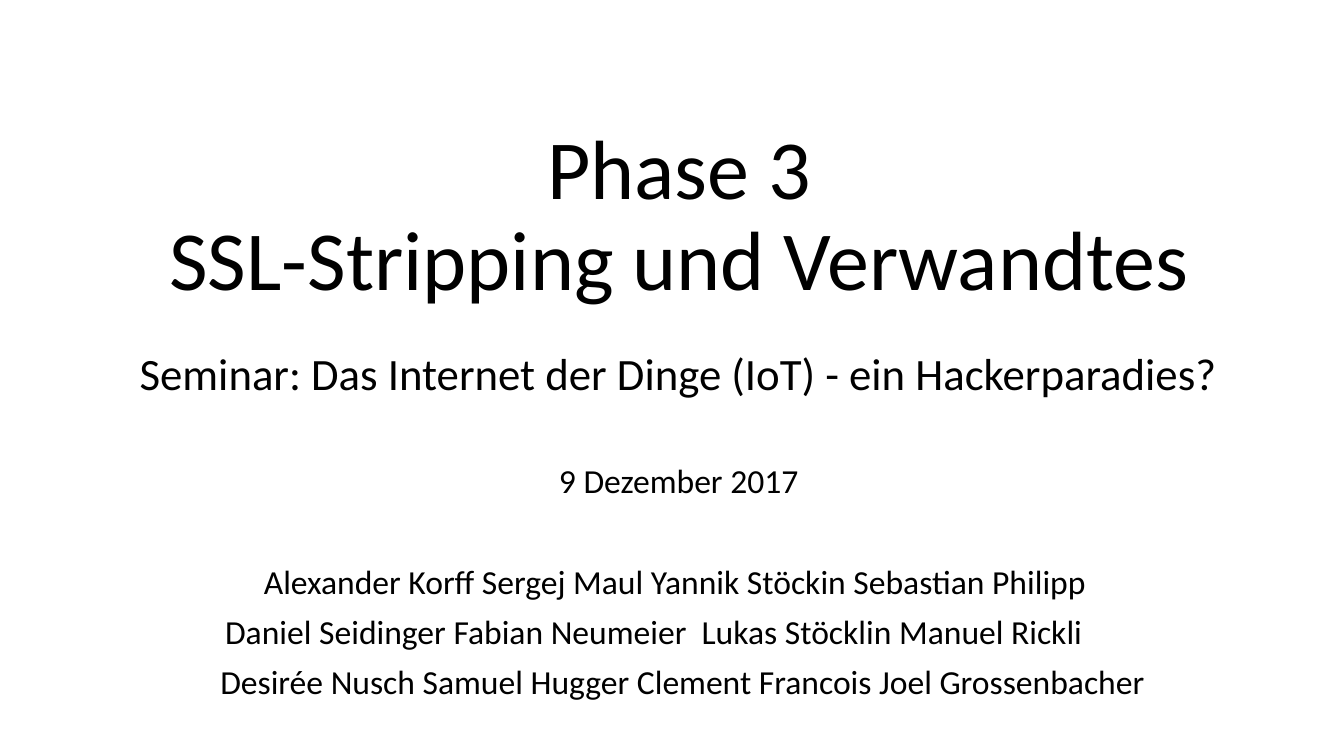
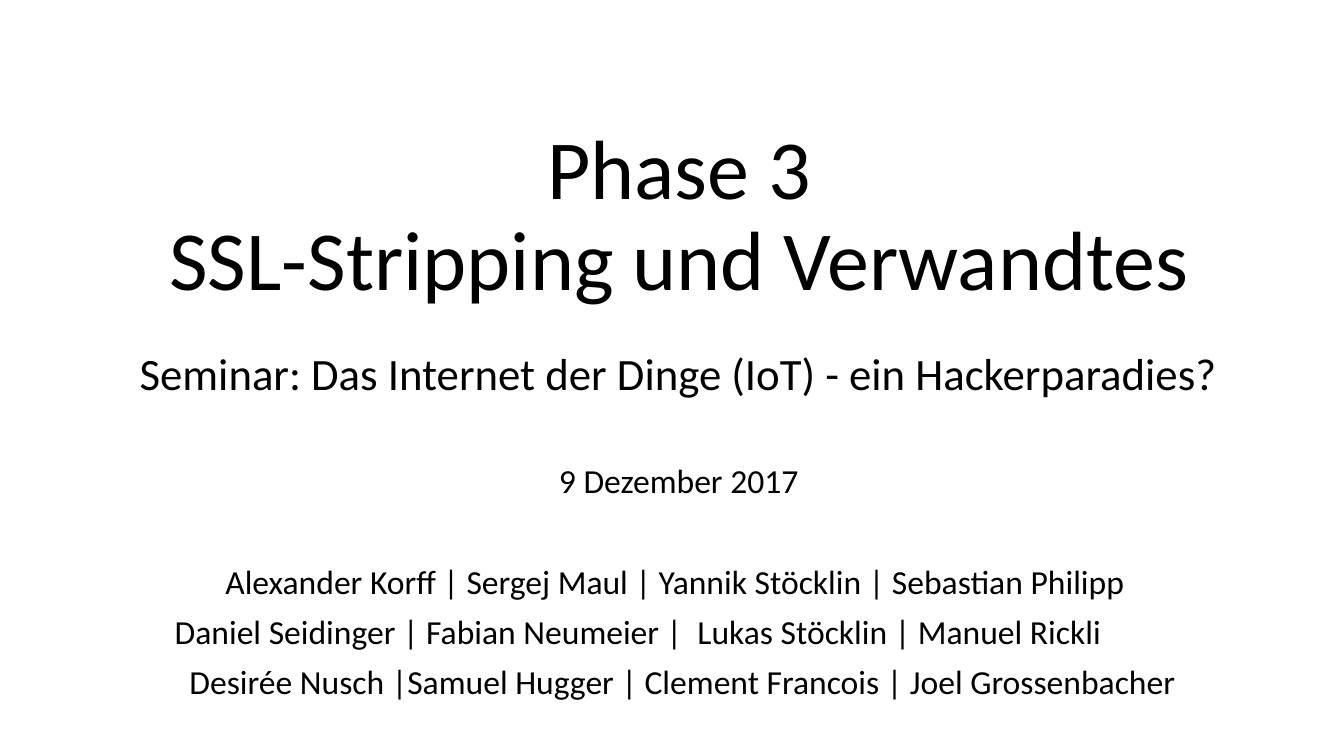
Before and after one commit to Xyren0/IoT_Wifi_Sniffing, a slide deck: slide 1 of phase3_pres.pptx. Drawn at 1344x756 pixels with LibreOffice and Linux fonts; fonts in the diff are those of the drawing. Boxes give left, top, right and bottom in pixels: in the first picture for what was removed or moved away, otherwise in the second. Text is boxed around its words. In the diff, an @@ line names an element or a change of style, - is before the commit and + after.

Commit message:
phase 3 pre: added alexa slide, slight changes to all slides

```diff
--- a/phase3_pres.pptx
+++ b/phase3_pres.pptx
@@ subtitle at [175,570,1175,700]: text changed @@
-Alexander Korff Sergej Maul Yannik Stöckin Sebastian Philipp
-Daniel Seidinger Fabian Neumeier Lukas Stöcklin Manuel Rickli
-Desirée Nusch Samuel Hugger Clement Francois Joel Grossenbacher
+Alexander Korff | Sergej Maul | Yannik Stöcklin | Sebastian Philipp
+Daniel Seidinger | Fabian Neumeier | Lukas Stöcklin | Manuel Rickli
+Desirée Nusch |Samuel Hugger | Clement Francois | Joel Grossenbacher
```
Also in this commit, not shown: 4 other slides changed, 1 slide added, 1 other file.
